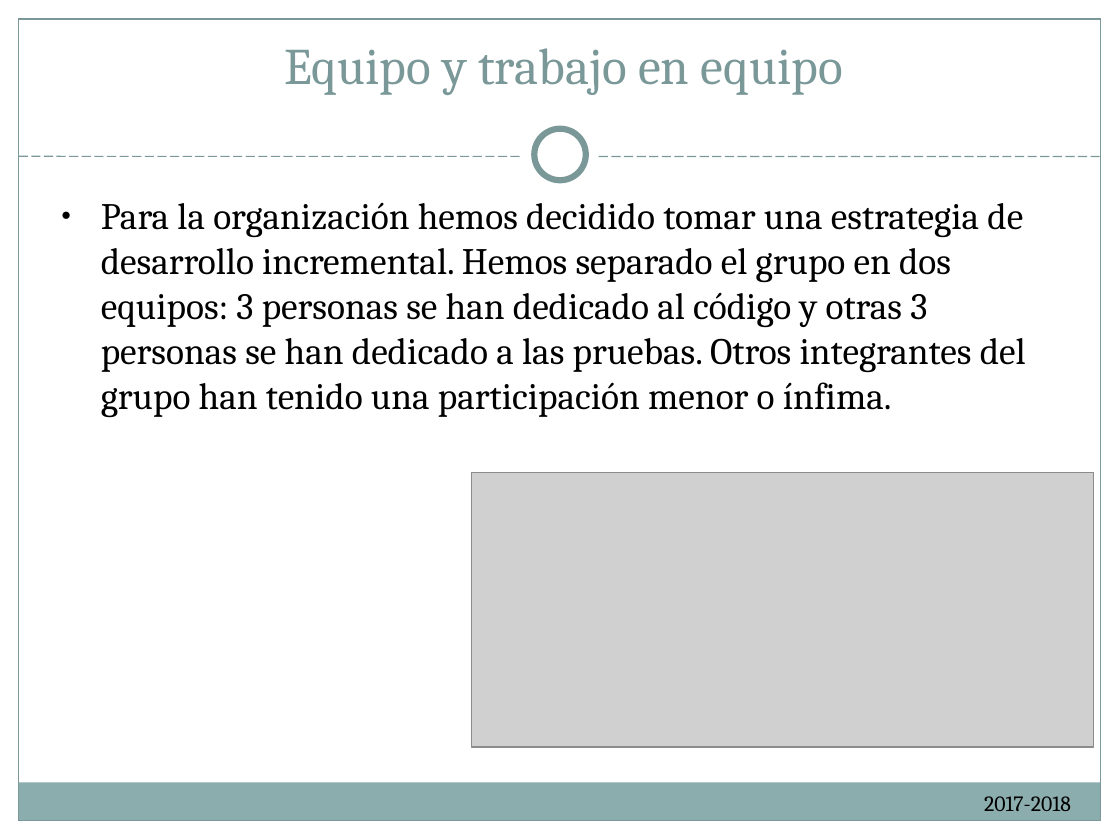
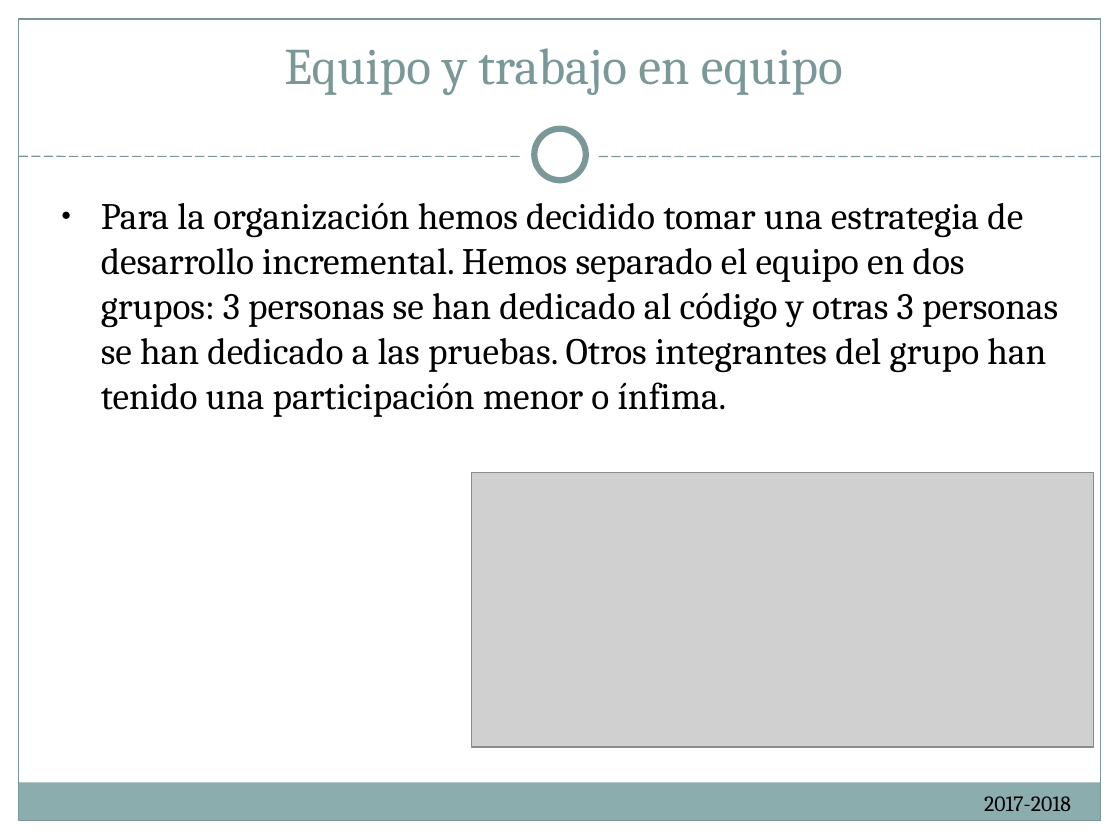
Before and after one commit to ReivajRa/Cooking_Ingenieros, a slide deck: slide 5 of Documentación/Cheap Deal presentacion.ppt. Drawn at 1120x840 pixels with LibreOffice and Linux fonts; fonts in the diff are those of the drawing; grey boxes stand for pictures. Boxes give left, top, right and bottom in pixels: in the first picture for what was removed or moved away, otherwise in the second. Text is boxed around its words. In the diff, an @@ line names an element or a change of style, - is before the commit and + after.

```diff
--- a/Documentación/Cheap Deal presentacion.ppt
+++ b/Documentación/Cheap Deal presentacion.ppt
@@ subtitle at bbox=[101, 203, 1058, 417]: text changed @@
-● Para la organización hemos decidido tomar una estrategia de desarrollo incremental. Hemos separado el grupo en dos equipos: 3 personas se han dedicado al código y otras 3 personas se han dedicado a las pruebas. Otros integrantes del grupo han tenido una participación menor o ínfima.
+● Para la organización hemos decidido tomar una estrategia de desarrollo incremental. Hemos separado el equipo en dos grupos: 3 personas se han dedicado al código y otras 3 personas se han dedicado a las pruebas. Otros integrantes del grupo han tenido una participación menor o ínfima.
```
Also in this commit, not shown: 1 other file.
